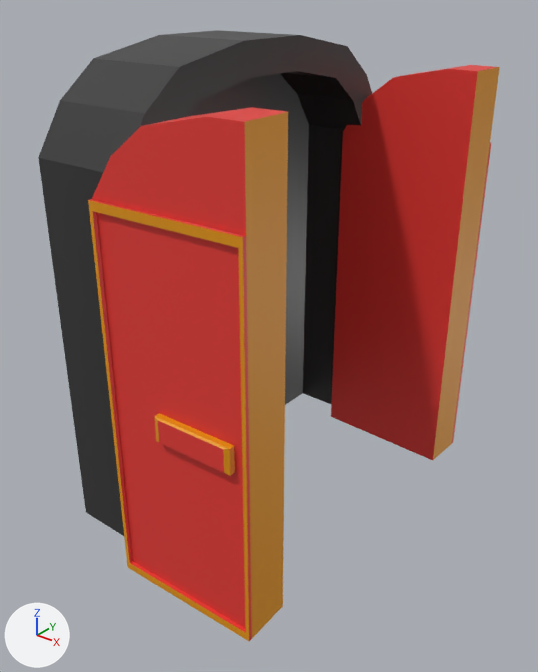
The FBX model Assets/Models/door.fbx: old version first, new version second.
The view is the same before and after, from a 50 mm lens placed at (3.13, -3.54, 3.26), pointed at (0.42, -0.16, 1.16). Arrows for +X, +Y and +Z are at lower left; the lights stay in place. Where no turn or scale is listed for an object, it has been applied to the vertices.
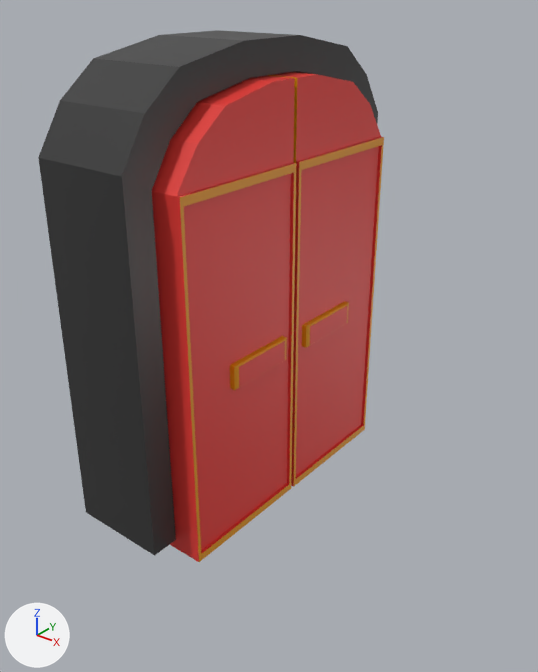
Patch to the scene script:
```diff
--- a/Assets/Models/door.fbx.py
+++ b/Assets/Models/door.fbx.py
@@ ob_cube_001 @@
 ob_cube_001.location = (0.19, -0.973, -0.089)
-ob_cube_001.rotation_euler = (0.0, -3.142, -1.535)  # degrees (0, -180, -88)
+ob_cube_001.rotation_euler = (0.0, -3.142, 0.0)  # degrees (0, -180, 0)
 ob_cube_001.scale = (-0.149, -0.467, -1.0)
@@ ob_cube @@
 ob_cube.location = (0.19, 0.973, -0.089)
-ob_cube.rotation_euler = (0.0, 0.0, 1.535)  # degrees (0, 0, 88)
 ob_cube.scale = (0.149, 0.467, 1.0)
```

Where the change shows, as pixel boxes (x1, y1, x2, y2) in the pictures (538 x 672 px):
'Cube.001', turned
    before: (88, 107, 288, 641)
    after: (152, 75, 296, 562)
'Cube', turned
    before: (331, 65, 500, 460)
    after: (267, 72, 384, 487)
